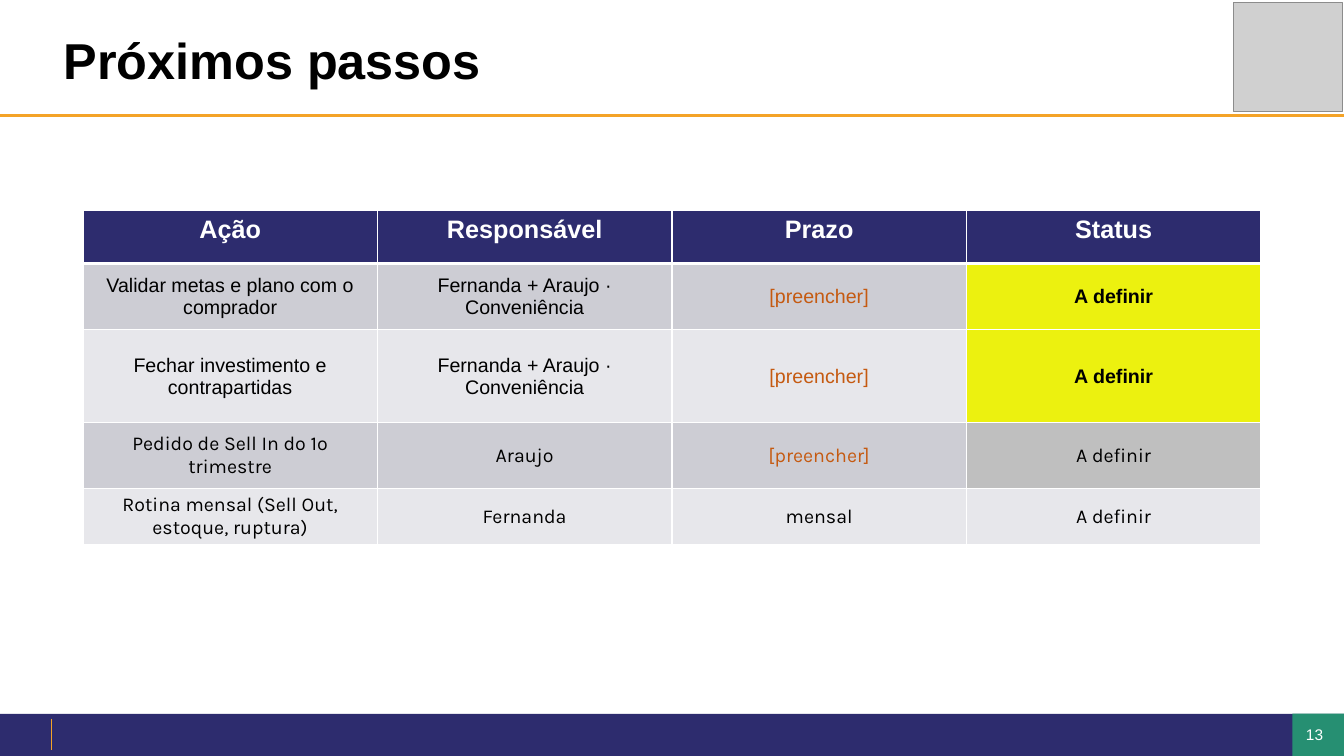
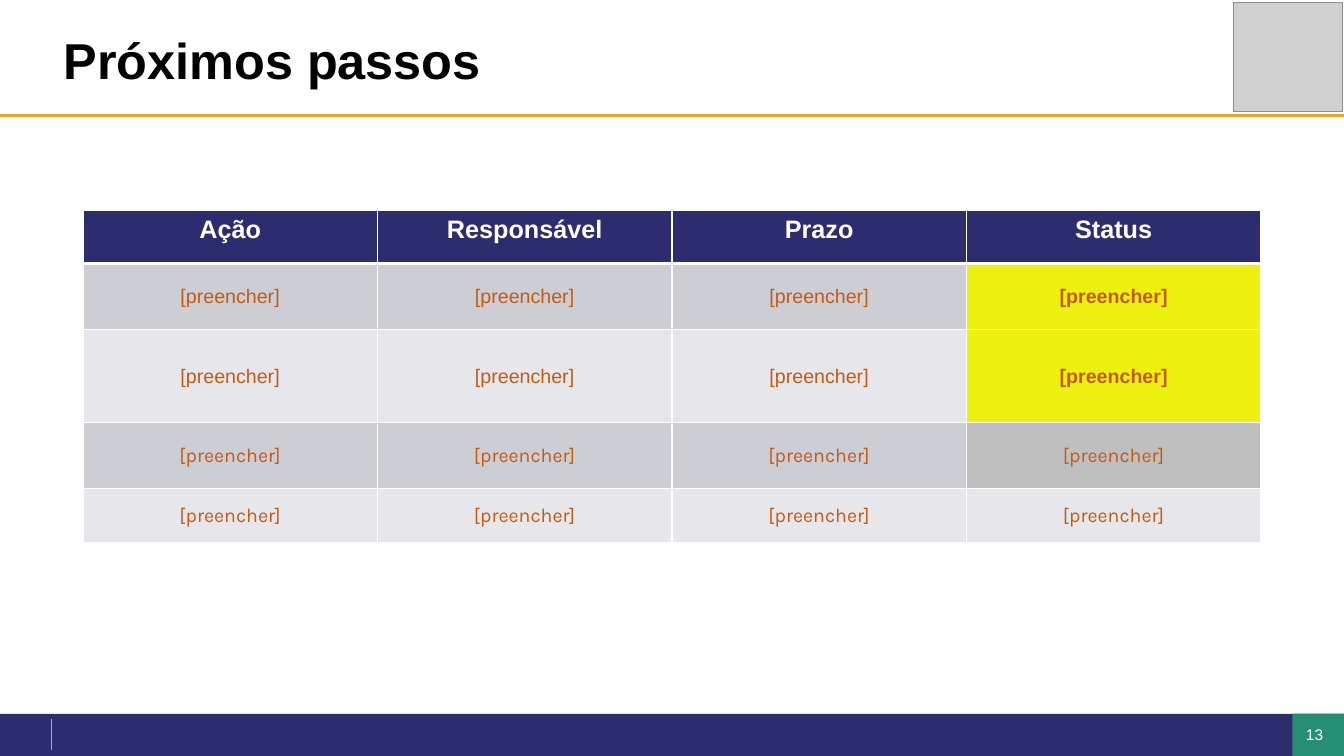
Before and after one commit to giovanoanjos27-del/Dashboard-Farma-sul, a slide deck: slide 13 of jbp/JBP2027_Araujo_Conveniencia.pptx. Drawn at 1344x756 pixels with LibreOffice and Linux fonts; fonts in the diff are those of the drawing; grey boxes stand for pictures; background and template pictures are left out. Boxes give left, top, right and bottom in pixels: in the first picture for what was removed or moved away, otherwise in the second. Text is boxed around its words. In the diff, an @@ line names an element or a change of style, - is before the commit and + after.

```diff
--- a/jbp/JBP2027_Araujo_Conveniencia.pptx
+++ b/jbp/JBP2027_Araujo_Conveniencia.pptx
@@ table at <box>83,211,1260,558</box> @@
-row 2: Validar metas e plano com o comprador | Fernanda + Araujo · Conveniência | [preencher] | A definir
+row 2: [preencher] | [preencher] | [preencher] | [preencher]
-row 3: Fechar investimento e contrapartidas | Fernanda + Araujo · Conveniência | [preencher] | A definir
+row 3: [preencher] | [preencher] | [preencher] | [preencher]
-row 4: Pedido de Sell In do 1º trimestre | Araujo | [preencher] | A definir
+row 4: [preencher] | [preencher] | [preencher] | [preencher]
-row 5: Rotina mensal (Sell Out, estoque, ruptura) | Fernanda | mensal | A definir
+row 5: [preencher] | [preencher] | [preencher] | [preencher]
```
Also in this commit, not shown: 5 other slides changed, 1 slide added, 1 slide removed, 10 other files.
